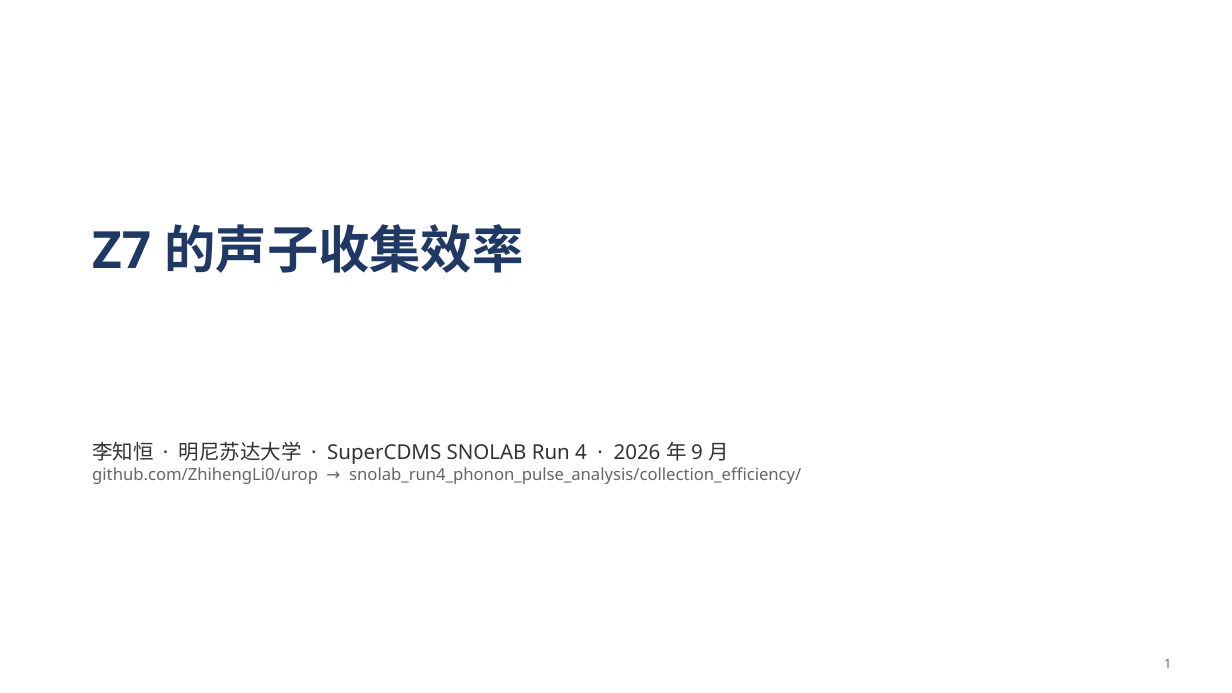
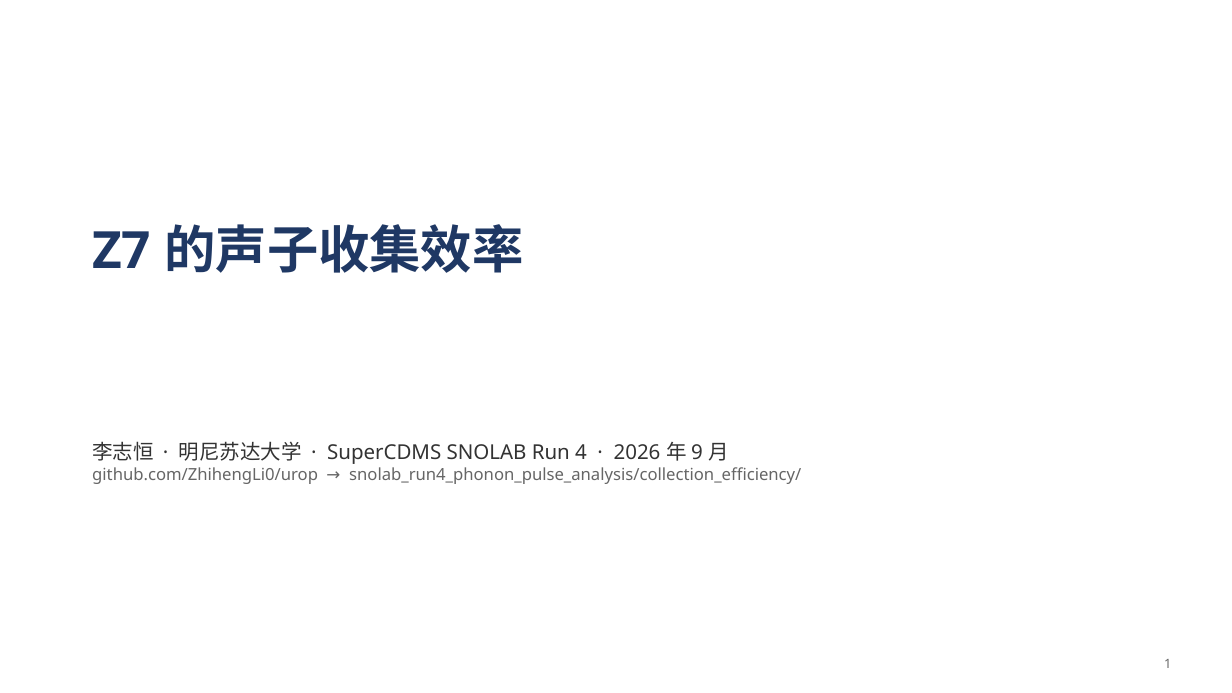
Before and after one commit to ZhihengLi0/urop, a slide deck: slide 1 of snolab_run4_phonon_pulse_analysis/collection_efficiency/presentation/SNOLAB_R4_collection_efficiency_20260910_zh.pptx. Drawn at 1232x693 pixels with LibreOffice and Linux fonts; fonts in the diff are those of the drawing. Boxes give left, top, right and bottom in pixels: in the first picture for what was removed or moved away, otherwise in the second. Text is boxed around its words. In the diff, an @@ line names an element or a change of style, - is before the commit and + after.

```diff
--- a/snolab_run4_phonon_pulse_analysis/collection_efficiency/presentation/SNOLAB_R4_collection_efficiency_20260910_zh.pptx
+++ b/snolab_run4_phonon_pulse_analysis/collection_efficiency/presentation/SNOLAB_R4_collection_efficiency_20260910_zh.pptx
@@ text at <box>92,441,729,464</box>: text changed @@
-李知恒 · 明尼苏达大学 · SuperCDMS SNOLAB Run 4 · 2026 年 9 月
+李志恒 · 明尼苏达大学 · SuperCDMS SNOLAB Run 4 · 2026 年 9 月
```
Also in this commit, not shown: 5 other files.
